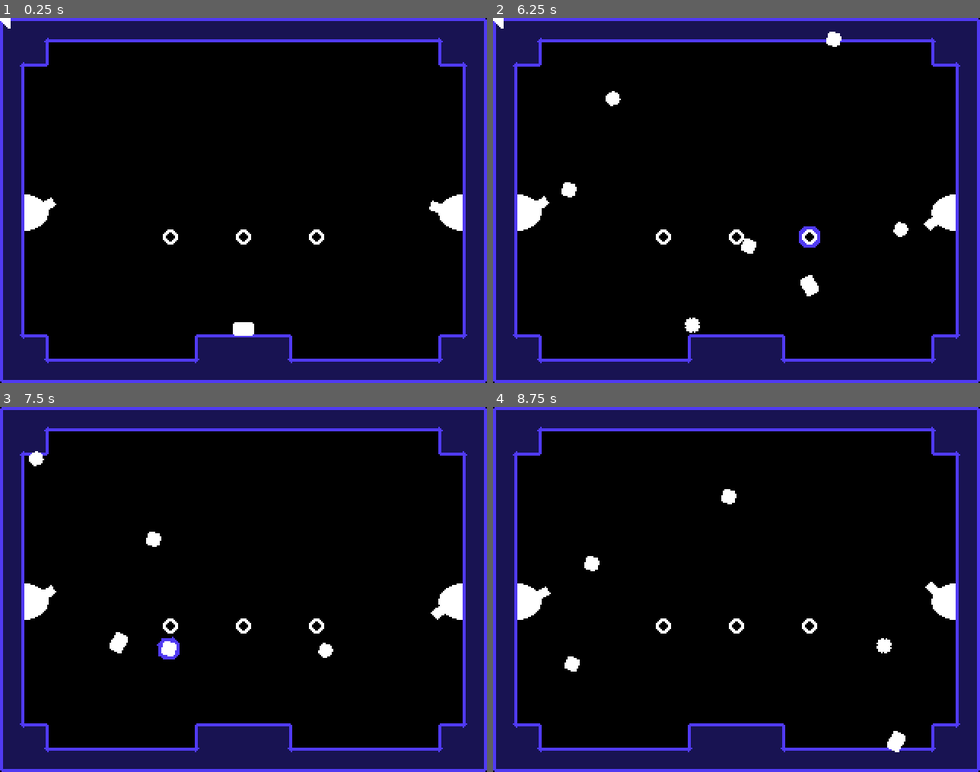
Above: before the commit, frames 1-4 (two rows, left to right).
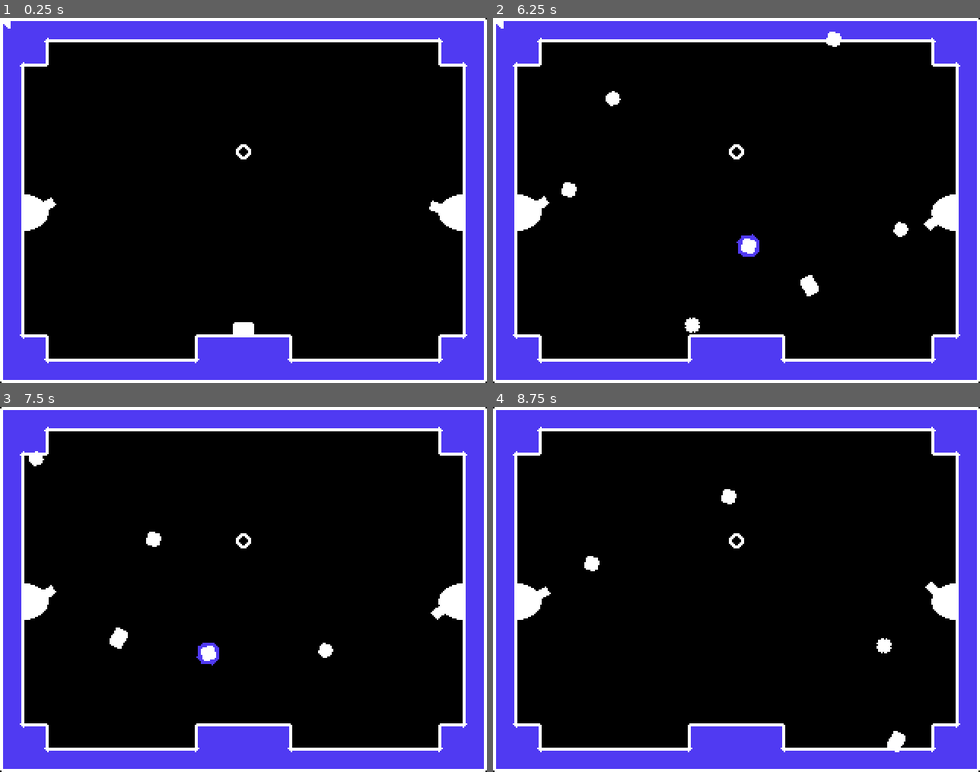
Above: after the commit, the same moments.

Repository: thcheetah777/parry-prototype
Game: Godot game, scene res://main.tscn
The game is run twice, just before and just after one commit, with the same random seed, the same clock (stepped at 60 frames per second) and the same inputs.
Inputs:
- Up to frame 1 (0.25 s): no input
- Up to frame 2 (6.25 s): hold Right (right) 0.53-2.03 s; tap X (parry) every 0.75 s from 0.6 to 5.85 s; tap Z (jump) at 0.77, 1.52, 3.02, 3.77, 4.52, 6.02 s; hold Left (left) 2.03-2.78 s; hold Right (right) 2.78-4.28 s; hold Left (left) 4.28-5.03 s; hold Right (right) 5.03-5.78 s; hold Left (left) from 5.78 s (still down)
- Up to frame 3 (7.5 s): tap X (parry) at 6.6, 7.35 s; tap Z (jump) at 6.77 s; release Left (left) at 7.28 s; hold Right (right) from 7.28 s (still down)
- Up to frame 4 (8.75 s): keep holding Right (right); tap Z (jump) at 7.52 s; tap X (parry) at 8.1 s

The runs differ from the first frame. In frame 1, 25% of the frame differs, in the area x 0-100%, y 0-100%; in frame 2, 25%; in frame 3, 25%; in frame 4, 25%.

Commit message:
🌾 better tileset and parry

Diff:
--- a/main.tscn
+++ b/main.tscn
@@ -501,13 +501,7 @@
 position = Vector2(160, 184)
 
 [node name="ParryPoint" parent="World" instance=ExtResource("3_m862k")]
-position = Vector2(160, 144)
-
-[node name="ParryPoint2" parent="World" instance=ExtResource("3_m862k")]
-position = Vector2(112, 144)
-
-[node name="ParryPoint3" parent="World" instance=ExtResource("3_m862k")]
-position = Vector2(208, 144)
+position = Vector2(160, 88)
 
 [node name="Turret" parent="World" instance=ExtResource("5_2w17h")]
 position = Vector2(16, 128)
--- a/player.gd
+++ b/player.gd
@@ -103,7 +103,6 @@
 		end_parry()
 
 func start_parry():
-	sort_parryables()
 	current_parryable = touching_parryable[0]
 	arrow.visible = true
 	velocity = Vector2.ZERO
Binary file changed: assets/tileset.png
